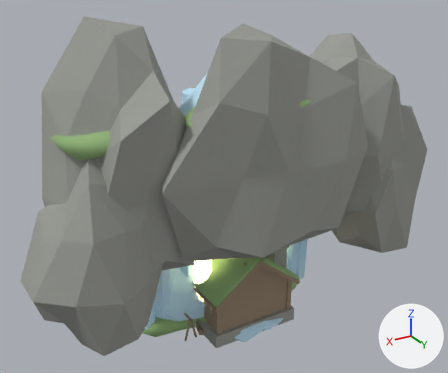
An edit to the FBX model assets-source/tower/frozen_f16_kit/FrozenF16Kit.fbx, drawn before and after from the same camera.
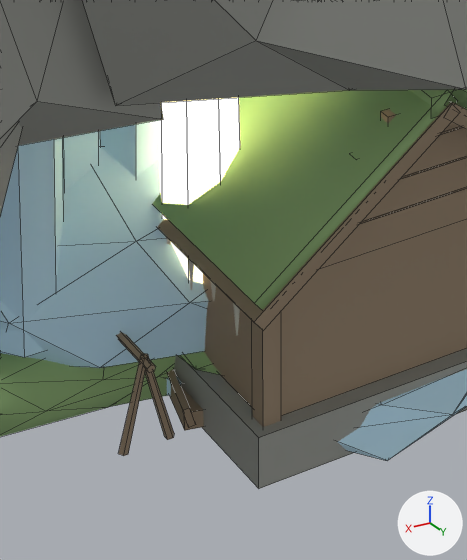
Each version is shown whole from a 50 mm lens placed at (69.3, 109.5, 90.1), pointed at (4.7, 2.0, 36.3), then close up on the part from 35% to 59% of the width and 64% to 98% of the height. The lights are fixed; the arrows at lower right show +X, +Y and +Z. The older version's two pictures come first. The close-ups show mesh edges as thin lines. Where no turn or scale is listed for an object, it has been applied to the vertices.

The scene before the commit, as lines of its bpy script (objects in view):
```python
me_fisherhut__alt = bpy.data.meshes.new('FisherHut__ALT')
me_fisherhut__alt.from_pydata(...)  # 16 vertices, 12 faces; spans x -9.1..10.7, y -2.8..2.8, z 1.4..5.3
me_fisherhut__alt.materials.append(mat_kit_alt)  # pink #edaab3
me_fisherhut__moss = bpy.data.meshes.new('FisherHut__MOSS')
me_fisherhut__moss.from_pydata(...)  # 24 vertices, 18 faces; spans x -6.33..6.33, y -5.25..5.25, z 8.28..13.05
me_fisherhut__moss.materials.append(mat_kit_moss)  # green #95b87c
me_fisherhut__wood = bpy.data.meshes.new('FisherHut__WOOD')
me_fisherhut__wood.from_pydata(...)  # 94 vertices, 69 faces; spans x -9.2..12.2, y -5.7..5.3, z 0.0..12.2
me_fisherhut__wood.materials.append(mat_kit_wood)  # brown #99866f
me_rimefallicefall__stone = bpy.data.meshes.new('RimefallIcefall__STONE')
me_rimefallicefall__stone.from_pydata(...)  # 210 vertices, 400 faces; spans x -47.4..50.1, y -9.0..19.8, z 14.0..73.8
me_rimefallicefall__stone.materials.append(mat_kit_stone)  # grey #999b95
ob_fisherhut__alt = bpy.data.objects.new('FisherHut__ALT', me_fisherhut__alt)
ob_fisherhut__alt.location = (0.0, 0.0, 0.0)
ob_fisherhut__moss = bpy.data.objects.new('FisherHut__MOSS', me_fisherhut__moss)
ob_fisherhut__moss.location = (0.0, 0.0, 0.0)
ob_fisherhut__wood = bpy.data.objects.new('FisherHut__WOOD', me_fisherhut__wood)
ob_fisherhut__wood.location = (0.0, 0.0, 0.0)
ob_rimefallicefall__stone = bpy.data.objects.new('RimefallIcefall__STONE', me_rimefallicefall__stone)
ob_rimefallicefall__stone.location = (0.0, 0.0, 0.0)
# also in view: 'RimefallIcefall__GLOW' at (0.0, -1.5, 26.0); 'IceFloeSlab__CRYSTAL' at (0.8, -0.1, 1.9); 'HuntersLodge__MOSS' at (0.0, 0.0, 16.0); 'RimefallIcefall__CRYSTAL' at (0.0, -2.2, 35.1); 'HuntersLodge__STONE' at (0.0, -1.6, 10.0)
```
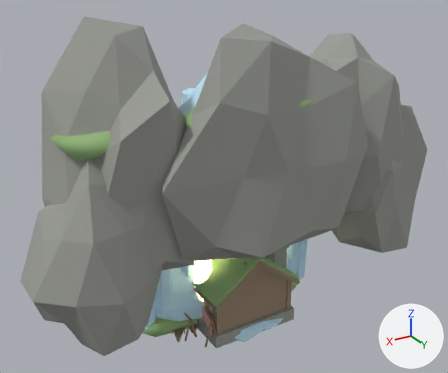
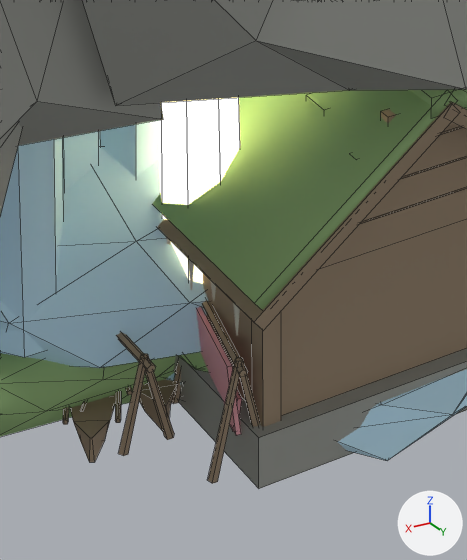
Pixel boxes [x1, y1, x2, y2] of what changed, in the close-ups (467 x 560 px):
'FisherHut__WOOD', reshaped
    before: [167, 369, 204, 430]
    after: [63, 300, 260, 483]
'FisherHut__ALT', reshaped (not visible before)
    after: [196, 307, 242, 436]
'FisherHut__MOSS', reshaped (not visible before)
    after: [306, 94, 327, 112]
part 2 of me_fisherhut__wood, rebuilt
    before: [167, 369, 196, 428]
    after: [139, 379, 177, 431]
part 3 of me_fisherhut__wood, built on
    before: [170, 385, 204, 430]
    after: [63, 300, 260, 483]

Patch to the scene script:
```diff
--- a/assets-source/tower/frozen_f16_kit/FrozenF16Kit.fbx.py
+++ b/assets-source/tower/frozen_f16_kit/FrozenF16Kit.fbx.py
@@ me_fisherhut__moss @@
 # used by ob_fisherhut__moss; location = (0.0, 0.0, 0.0)
-me_fisherhut__moss.from_pydata(...)  # 24 vertices, 18 faces; spans x -6.33..6.33, y -5.25..5.25, z 8.28..13.05
+me_fisherhut__moss.from_pydata(...)  # 32 vertices, 24 faces; spans x -7.77..7.77, y -5.9..7.5, z 10.27..18.07
+# me_fisherhut__moss part 4: a new loose piece, a box spanning x 2.3..4.1, y 2.3..4.1, z 17.52..18.07, in mat_kit_moss (green #95b87c)
+# other edits to the shape of me_fisherhut__moss do not show in these pictures
 me_fisherhut__moss.materials.append(mat_kit_moss)
@@ me_fisherhut__alt @@
 # used by ob_fisherhut__alt; location = (0.0, 0.0, 0.0)
-me_fisherhut__alt.from_pydata(...)  # 16 vertices, 12 faces; spans x -9.1..10.7, y -2.8..2.8, z 1.4..5.3
+me_fisherhut__alt.from_pydata(...)  # 64 vertices, 48 faces; spans x -12.0..16.9, y -5.0..7.4, z 1.0..6.8
+# me_fisherhut__alt part 1: 32 vertices added at x 9.6..16.9, y -3.7..7.4, z 1.0..6.8
+# other edits to the shape of me_fisherhut__alt do not show in these pictures
 me_fisherhut__alt.materials.append(mat_kit_alt)
@@ me_fisherhut__wood @@
 # used by ob_fisherhut__wood; location = (0.0, 0.0, 0.0)
-me_fisherhut__wood.from_pydata(...)  # 94 vertices, 69 faces; spans x -9.2..12.2, y -5.7..5.3, z 0.0..12.2
+me_fisherhut__wood.from_pydata(...)  # 502 vertices, 371 faces; spans x -13.5..18.0, y -9.0..8.4, z 0.0..15.4
+# me_fisherhut__wood part 2: the loose piece of 8 vertices spanning x 9.5..12.2, y -5.1..3.1, z 0.3..2.3 is rebuilt with 20 vertices and now spans x 9.5..13.4, y -7.9..2.3, z 0.0..1.7
+# me_fisherhut__wood part 3: 16 vertices removed from x 6.6..12.0, y -5.7..3.7, z 0.1..2.3; 228 vertices added at x -13.5..18.0, y -6.6..8.4, z 0.0..15.4
+# other edits to the shape of me_fisherhut__wood do not show in these pictures
 me_fisherhut__wood.materials.append(mat_kit_wood)
```
